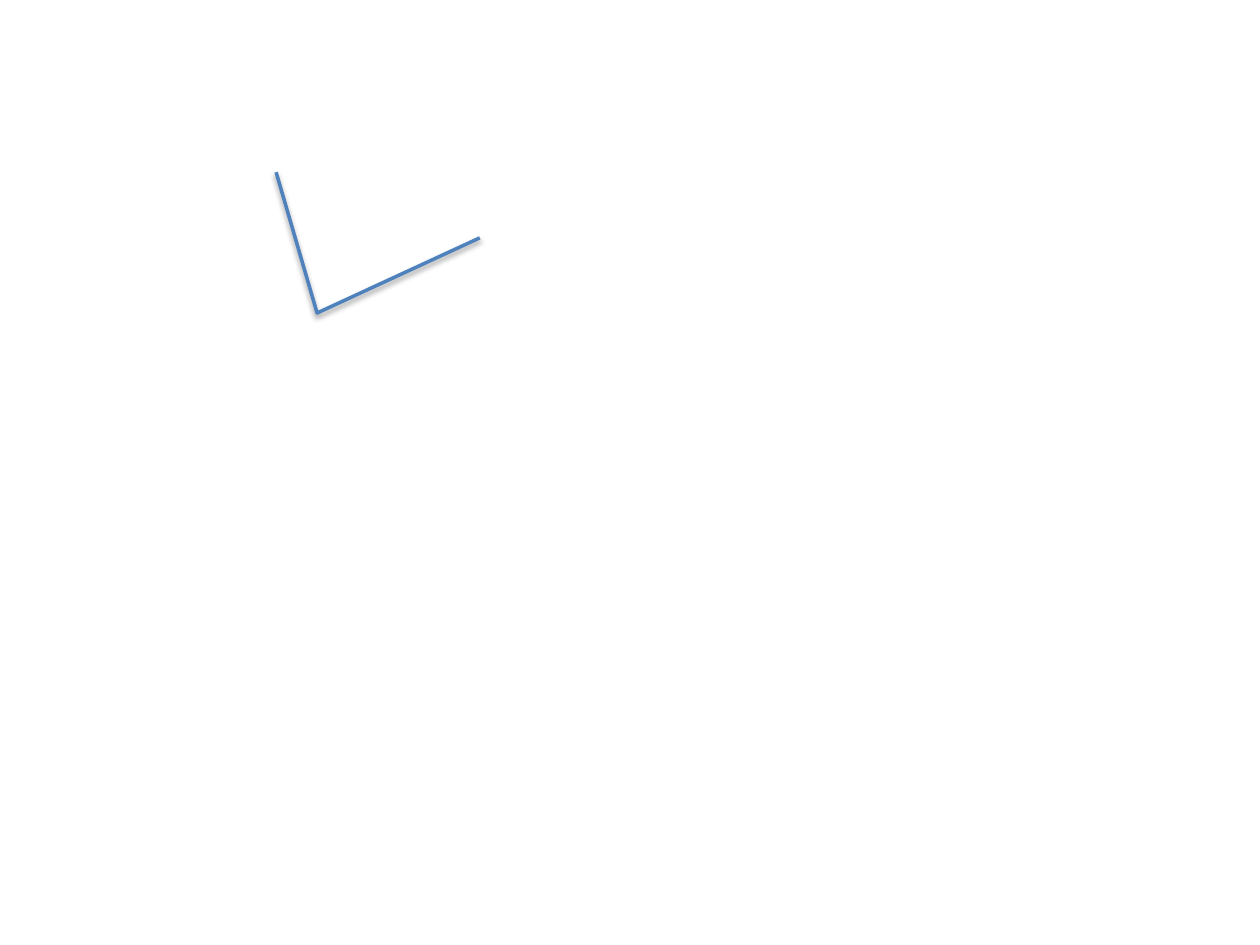
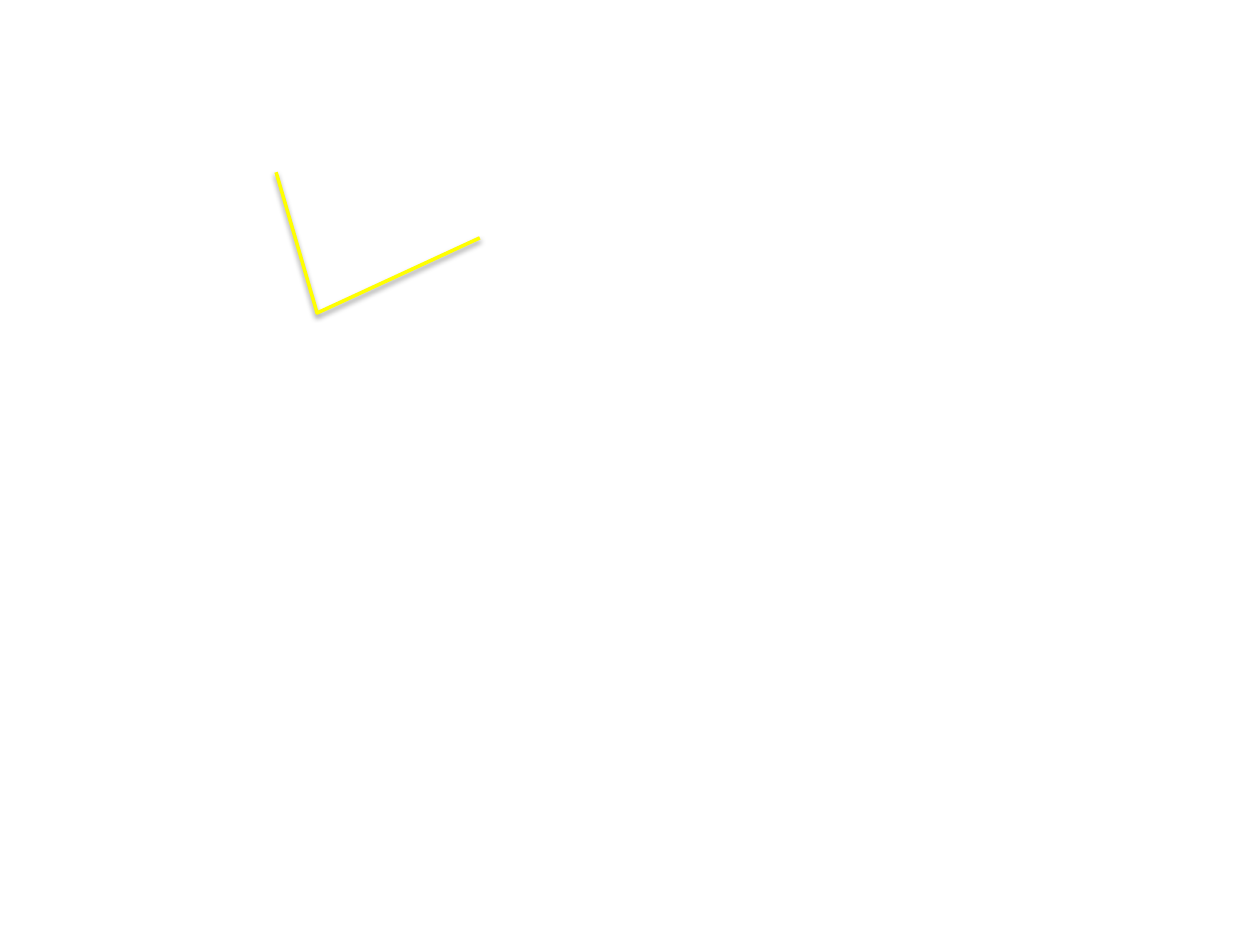
Before and after one commit to debrief/ppt_renderer, a slide deck: slide 1 of freehand_line.pptx. Drawn at 1260x945 pixels with LibreOffice and Linux fonts; fonts in the diff are those of the drawing. Boxes give left, top, right and bottom in pixels: in the first picture for what was removed or moved away, otherwise in the second. Text is boxed around its words. In the diff, an @@ line names an element or a change of style, - is before the commit and + after.

```diff
--- a/freehand_line.pptx
+++ b/freehand_line.pptx
@@ freeform shape at bbox=[276, 168, 480, 402]: outline #4F81BD 2 pt to #FFFF00 2 pt @@
```
Also in this commit, not shown: 39 other files.
